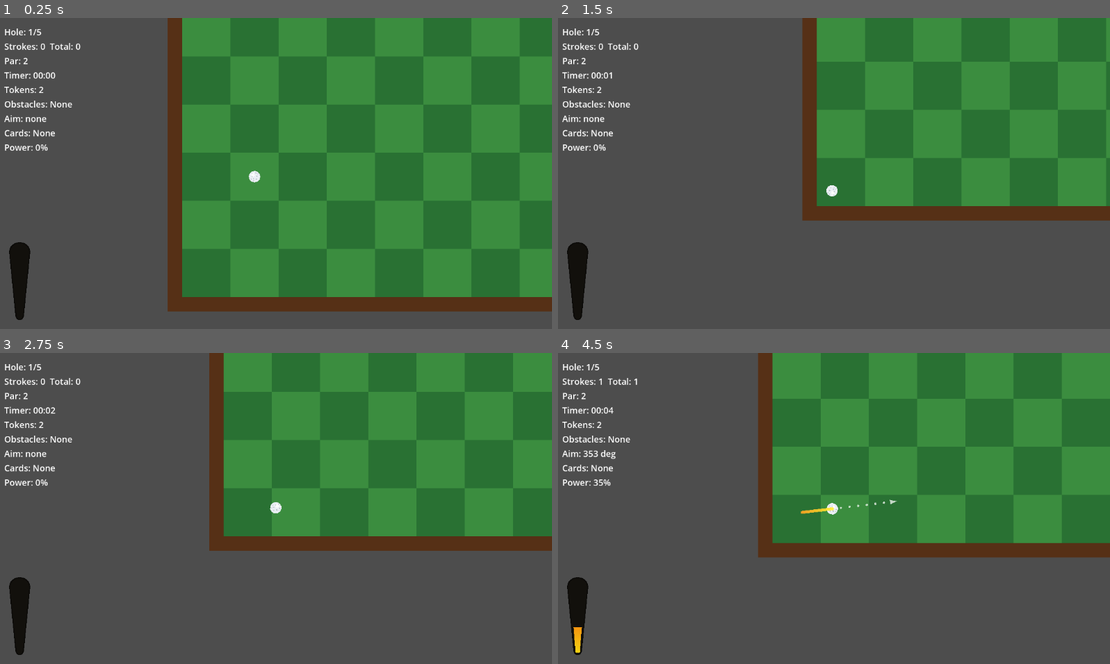
Above: before the commit, frames 1-4 (two rows, left to right).
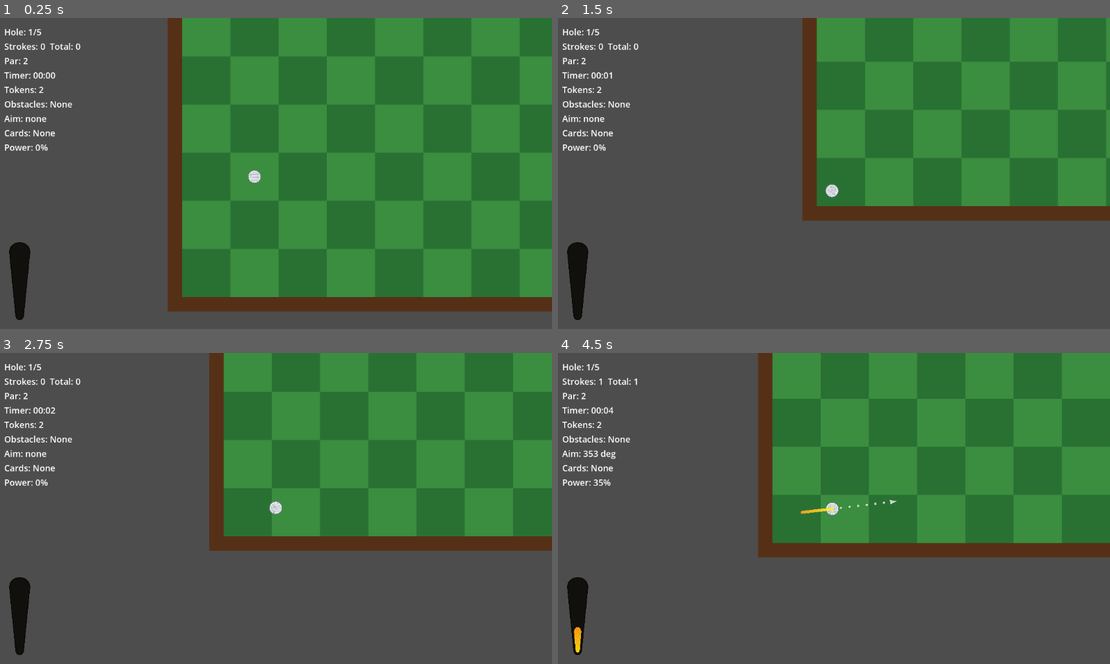
Above: after the commit, the same moments.

Repository: SirInfinite/a-stroke-of-luck
Game: Godot game, scene res://scenes/main.tscn
Same seed, same stepped clock (60 frames per second), same inputs: the game is played once before the commit and once after it.
Inputs (mouse positions are in pixels of both pictures, inside the frame that each line leads up to):
- Up to frame 1 (0.25 s): no input
- Up to frame 2 (1.5 s): tap Enter at 0.5 s; drag from (828, 173) to (889, 105) at 0.52 s; drag from (723, 189) to (806, 235) at 1.27 s
- Up to frame 3 (2.75 s): move the mouse to (331, 440) at 2.02 s; press the mouse at (331, 440) at 2.03 s; hold Right (ui_right) from 2.03 s (still down)
- Up to frame 4 (4.5 s): release Right (ui_right) at 2.75 s; release the mouse at (889, 440) at 2.75 s; drag from (806, 570) to (662, 461) at 2.77 s; move the mouse to (999, 555) at 3.52 s; press the mouse at (999, 555) at 3.53 s; hold Left (ui_left) 3.53-4.25 s; tap Space at 3.77 s; release the mouse at (999, 555) at 4.25 s; drag from (662, 461) to (751, 430) at 4.27 s

The runs differ from the first frame. In frame 1, less than 0.1% of the frame differs, in the area x 44-48%, y 48-54%; in frame 2, less than 0.1%; in frame 3, less than 0.1%; in frame 4, less than 0.1%, in the area x 2-51%, y 47-97%.

Commit message:
Generate ball art procedurally
Replace the static polygon art in the golf ball scene with a procedural BallArt Node2D and runtime generation. The scene file removes many Polygon2D child nodes and adds a BallArt container. golf_ball.gd now builds the ball visuals at _ready(): circles for outline/highlights and a honeycomb dimple grid, with helper functions (_add_ball_circle, _add_honeycomb_dimples, _add_dimple, _rounded_hex_polygon). Also adds constants for visual sizes and an onready reference to BallArt.

Enhances the power meter drawing in main.gd: introduces smoothing (displayed_power and FILL_SPEED), moves updates into _process, and refactors fill geometry to support partial and full fills via _meter_partial_fill_polygon and _meter_vertex_colors. Cap sizes are scaled to available height. Also replaces circular hole-depth rings with configurable ellipses and adds _ellipse_polygon. Misc: set_process(true) for the meter and minor layout/shape calculations adjusted.

Diff:
--- a/scenes/golf_ball.tscn
+++ b/scenes/golf_ball.tscn
@@ -24,64 +24,7 @@
 [node name="CollisionShape2D" type="CollisionShape2D" parent="." unique_id=303948608]
 shape = SubResource("CircleShape2D_h2yge")
 
-[node name="BallSprite" type="Polygon2D" parent="." unique_id=1831362113]
-color = Color(0.92, 0.94, 0.96, 1)
-polygon = PackedVector2Array(12, 0, 10.3923, 6, 6, 10.3923, 0, 12, -6, 10.3923, -10.3923, 6, -12, 0, -10.3923, -6, -6, -10.3923, 0, -12, 6, -10.3923, 10.3923, -6)
-
-[node name="Dimple1" type="Polygon2D" parent="." unique_id=69467834]
-position = Vector2(-5, -1)
-color = Color(0.45, 0.48, 0.52, 0.5)
-polygon = PackedVector2Array(1.4, 0, 0.7, 1.21244, -0.7, 1.21244, -1.4, 0, -0.7, -1.21244, 0.7, -1.21244)
-
-[node name="Dimple2" type="Polygon2D" parent="." unique_id=1049545192]
-position = Vector2(0, -5)
-color = Color(0.45, 0.48, 0.52, 0.45)
-polygon = PackedVector2Array(1.2, 0, 0.6, 1.03923, -0.6, 1.03923, -1.2, 0, -0.6, -1.03923, 0.6, -1.03923)
-
-[node name="Dimple3" type="Polygon2D" parent="." unique_id=982046262]
-position = Vector2(5, -1)
-color = Color(0.45, 0.48, 0.52, 0.5)
-polygon = PackedVector2Array(1.4, 0, 0.7, 1.21244, -0.7, 1.21244, -1.4, 0, -0.7, -1.21244, 0.7, -1.21244)
-
-[node name="Dimple4" type="Polygon2D" parent="." unique_id=898050637]
-position = Vector2(-2, 4)
-color = Color(0.45, 0.48, 0.52, 0.45)
-polygon = PackedVector2Array(1.25, 0, 0.625, 1.08253, -0.625, 1.08253, -1.25, 0, -0.625, -1.08253, 0.625, -1.08253)
-
-[node name="Dimple5" type="Polygon2D" parent="." unique_id=1298714775]
-position = Vector2(4, 5)
-color = Color(0.45, 0.48, 0.52, 0.42)
-polygon = PackedVector2Array(1.1, 0, 0.55, 0.95263, -0.55, 0.95263, -1.1, 0, -0.55, -0.95263, 0.55, -0.95263)
-
-[node name="Dimple6" type="Polygon2D" parent="." unique_id=601946926]
-position = Vector2(-7, 5)
-color = Color(0.45, 0.48, 0.52, 0.35)
-polygon = PackedVector2Array(1, 0, 0.5, 0.86603, -0.5, 0.86603, -1, 0, -0.5, -0.86603, 0.5, -0.86603)
-
-[node name="Dimple7" type="Polygon2D" parent="." unique_id=224826132]
-position = Vector2(7, -6)
-color = Color(0.45, 0.48, 0.52, 0.35)
-polygon = PackedVector2Array(1, 0, 0.5, 0.86603, -0.5, 0.86603, -1, 0, -0.5, -0.86603, 0.5, -0.86603)
-
-[node name="Dimple8" type="Polygon2D" parent="." unique_id=518657625]
-position = Vector2(-2, 8)
-color = Color(0.45, 0.48, 0.52, 0.35)
-polygon = PackedVector2Array(1, 0, 0.5, 0.86603, -0.5, 0.86603, -1, 0, -0.5, -0.86603, 0.5, -0.86603)
-
-[node name="Dimple9" type="Polygon2D" parent="." unique_id=1742436895]
-position = Vector2(-5, -7)
-color = Color(0.45, 0.48, 0.52, 0.5)
-polygon = PackedVector2Array(1.4, 0, 0.7, 1.21244, -0.7, 1.21244, -1.4, 0, -0.7, -1.21244, 0.7, -1.21244)
-
-[node name="Dimple10" type="Polygon2D" parent="." unique_id=1277805456]
-position = Vector2(3, -8)
-color = Color(0.45, 0.48, 0.52, 0.45)
-polygon = PackedVector2Array(1.25, 0, 0.625, 1.08253, -0.625, 1.08253, -1.25, 0, -0.625, -1.08253, 0.625, -1.08253)
-
-[node name="Highlight" type="Polygon2D" parent="." unique_id=1336304408]
-position = Vector2(-3, -4)
-color = Color(1, 1, 1, 0.8)
-polygon = PackedVector2Array(4, 0, 3.4641, 2, 2, 3.4641, 0, 4, -2, 3.4641, -3.4641, 2, -4, 0, -3.4641, -2, -2, -3.4641, 0, -4, 2, -3.4641, 3.4641, -2)
+[node name="BallArt" type="Node2D" parent="." unique_id=1831362113]
 
 [node name="AimLine" type="Line2D" parent="." unique_id=718604594]
 visible = false
--- a/scripts/golf_ball.gd
+++ b/scripts/golf_ball.gd
@@ -21,10 +21,15 @@
 @onready var aim_line: Line2D = $AimLine
 @onready var trajectory_preview: Node2D = $TrajectoryPreview
 @onready var collision_shape: CollisionShape2D = $CollisionShape2D
+@onready var ball_art: Node2D = $BallArt
 
 const POWER_LOW_COLOR := Color(1.0, 0.94, 0.18, 0.9)
 const POWER_HIGH_COLOR := Color(1.0, 0.12, 0.05, 0.95)
 const TRAJECTORY_COLOR := Color(1.0, 1.0, 1.0, 0.72)
+const BALL_VISUAL_RADIUS := 12.4
+const BALL_OUTLINE_RADIUS := 13.5
+const DIMPLE_RADIUS := 0.9
+const DIMPLE_GRID_SPACING := 3.05
 
 var selected := false
 var sunk := false
@@ -40,6 +45,7 @@
 
 
 func _ready() -> void:
+	_create_ball_art()
 	keyboard_power = keyboard_starting_power
 	power_gradient = Gradient.new()
 	power_gradient.set_color(0, POWER_LOW_COLOR)
@@ -48,6 +54,53 @@
 	aim_line.set_as_top_level(true)
 	trajectory_preview.set_as_top_level(true)
 	_create_trajectory_preview()
+
+
+func _create_ball_art() -> void:
+	for child in ball_art.get_children():
+		child.free()
+
+	_add_ball_circle(BALL_OUTLINE_RADIUS, Color(0.48, 0.5, 0.53, 1.0))
+	_add_ball_circle(BALL_VISUAL_RADIUS, Color(0.91, 0.93, 0.95, 1.0))
+	_add_ball_circle(11.2, Color(0.78, 0.8, 0.84, 0.16), Vector2(1.8, 2.1))
+	_add_ball_circle(8.8, Color(1.0, 1.0, 1.0, 0.17), Vector2(-2.6, -2.8))
+	_add_ball_circle(5.3, Color(1.0, 1.0, 1.0, 0.1), Vector2(-4.2, -4.0))
+	_add_honeycomb_dimples()
+
+
+func _add_ball_circle(radius: float, color: Color, offset := Vector2.ZERO) -> void:
+	var circle := Polygon2D.new()
+	circle.position = offset
+	circle.polygon = _circle_polygon(radius, 48)
+	circle.color = color
+	ball_art.add_child(circle)
+
+
+func _add_honeycomb_dimples() -> void:
+	var row_spacing := DIMPLE_GRID_SPACING * sqrt(3.0) * 0.5
+	var row_index := 0
+	var y := -BALL_VISUAL_RADIUS + DIMPLE_GRID_SPACING
+
+	while y <= BALL_VISUAL_RADIUS - DIMPLE_GRID_SPACING:
+		var x_offset := 0.0 if row_index % 2 == 0 else DIMPLE_GRID_SPACING * 0.5
+		var x := -BALL_VISUAL_RADIUS + DIMPLE_GRID_SPACING + x_offset
+
+		while x <= BALL_VISUAL_RADIUS - DIMPLE_GRID_SPACING:
+			var dimple_position := Vector2(x, y)
+			if dimple_position.length() <= BALL_VISUAL_RADIUS - DIMPLE_RADIUS - 0.35:
+				_add_dimple(dimple_position)
+			x += DIMPLE_GRID_SPACING
+
+		y += row_spacing
+		row_index += 1
+
+
+func _add_dimple(dimple_position: Vector2) -> void:
+	var dimple := Polygon2D.new()
+	dimple.position = dimple_position
+	dimple.polygon = _rounded_hex_polygon(DIMPLE_RADIUS)
+	dimple.color = Color(0.5, 0.54, 0.59, 0.92)
+	ball_art.add_child(dimple)
 
 
 func _on_input_event(_viewport: Viewport, event: InputEvent, _shape_idx: int) -> void:
@@ -348,3 +401,24 @@
 		var angle := TAU * float(i) / float(segments)
 		points.append(Vector2(cos(angle), sin(angle)) * radius)
 	return points
+
+
+func _rounded_hex_polygon(radius: float) -> PackedVector2Array:
+	var points := PackedVector2Array()
+	var corner_radius := radius * 0.22
+	var vertices: Array[Vector2] = []
+	for i in range(6):
+		var angle := TAU * float(i) / 6.0 + PI / 6.0
+		vertices.append(Vector2(cos(angle), sin(angle)) * radius)
+
+	for i in range(6):
+		var previous: Vector2 = vertices[(i + 5) % 6]
+		var current: Vector2 = vertices[i]
+		var next: Vector2 = vertices[(i + 1) % 6]
+		var toward_previous := (previous - current).normalized()
+		var toward_next := (next - current).normalized()
+		points.append(current + toward_previous * corner_radius)
+		points.append(current + (toward_previous + toward_next).normalized() * corner_radius * 0.45)
+		points.append(current + toward_next * corner_radius)
+
+	return points
--- a/scripts/main.gd
+++ b/scripts/main.gd
@@ -33,15 +33,21 @@
 	const HIGH_COLOR := Color(1.0, 0.08, 0.02, 0.98)
 	const TRACK_COLOR := Color(0.08, 0.075, 0.055, 0.72)
 	const OUTLINE_COLOR := Color(0.03, 0.025, 0.018, 0.95)
+	const FILL_SPEED := 5.5
 
 	var power := 0.0
+	var displayed_power := 0.0
 
 	func _init() -> void:
 		custom_minimum_size = Vector2(64.0, 170.0)
 		mouse_filter = Control.MOUSE_FILTER_IGNORE
+		set_process(true)
 
 	func set_power(new_power: float) -> void:
 		power = clampf(new_power, 0.0, 1.0)
+
+	func _process(delta: float) -> void:
+		displayed_power = move_toward(displayed_power, power, FILL_SPEED * delta)
 		queue_redraw()
 
 	func _draw() -> void:
@@ -55,29 +61,40 @@
 		_draw_fill(top_y, bottom_y, center_x)
 
 	func _draw_fill(top_y: float, bottom_y: float, center_x: float) -> void:
-		if power <= 0.0:
+		if displayed_power <= 0.0:
 			return
 
-		var fill_top := lerpf(bottom_y - FILL_INSET, top_y + FILL_INSET, power)
-		var fill_bottom := bottom_y - FILL_INSET
-		var fill_height := fill_bottom - fill_top
-		for i in range(FILL_STEPS):
-			var step_bottom := fill_bottom - fill_height * float(i) / float(FILL_STEPS)
-			var step_top := fill_bottom - fill_height * float(i + 1) / float(FILL_STEPS)
-			var color_power := 1.0 - ((step_top - top_y) / (bottom_y - top_y))
-			var color := LOW_COLOR.lerp(HIGH_COLOR, clampf(color_power, 0.0, 1.0))
-			draw_colored_polygon(_meter_band_polygon(step_top, step_bottom, center_x, top_y, bottom_y), color)
+		var inner_top := top_y + FILL_INSET
+		var inner_bottom := bottom_y - FILL_INSET
+		var fill_top := lerpf(inner_bottom, inner_top, displayed_power)
+		if inner_bottom - fill_top < 1.0:
+			return
+
+		if displayed_power >= 0.995:
+			var fill_polygon := _meter_polygon(inner_top, inner_bottom, center_x, FILL_INSET)
+			draw_polygon(fill_polygon, _meter_vertex_colors(fill_polygon, top_y, bottom_y))
+			return
+
+		var fill_polygon := _meter_partial_fill_polygon(fill_top, inner_bottom, center_x, inner_top, inner_bottom)
+		draw_polygon(fill_polygon, _meter_vertex_colors(fill_polygon, top_y, bottom_y))
 
 	func _meter_polygon(top_y: float, bottom_y: float, center_x: float, inset := 0.0, closed := false) -> PackedVector2Array:
 		var points := PackedVector2Array()
-		var top_cap_center_y := top_y + TOP_CAP_HEIGHT
-		var bottom_cap_center_y := bottom_y - BOTTOM_CAP_HEIGHT
+		var height := bottom_y - top_y
+		if height <= 0.0:
+			return points
+
+		var cap_scale := minf(1.0, height / (TOP_CAP_HEIGHT + BOTTOM_CAP_HEIGHT))
+		var top_cap_height := TOP_CAP_HEIGHT * cap_scale
+		var bottom_cap_height := BOTTOM_CAP_HEIGHT * cap_scale
+		var top_cap_center_y := top_y + top_cap_height
+		var bottom_cap_center_y := bottom_y - bottom_cap_height
 		var top_half_width := maxf(2.0, WIDTH_TOP * 0.5 - inset)
 		var bottom_half_width := maxf(2.0, WIDTH_BOTTOM * 0.5 - inset)
 
 		for i in range(13):
 			var angle := lerpf(PI, 0.0, float(i) / 12.0)
-			points.append(Vector2(center_x + cos(angle) * top_half_width, top_cap_center_y - sin(angle) * TOP_CAP_HEIGHT))
+			points.append(Vector2(center_x + cos(angle) * top_half_width, top_cap_center_y - sin(angle) * top_cap_height))
 
 		for i in range(1, 12):
 			var t := float(i) / 12.0
@@ -86,7 +103,7 @@
 
 		for i in range(13):
 			var angle := lerpf(0.0, PI, float(i) / 12.0)
-			points.append(Vector2(center_x + cos(angle) * bottom_half_width, bottom_cap_center_y + sin(angle) * BOTTOM_CAP_HEIGHT))
+			points.append(Vector2(center_x + cos(angle) * bottom_half_width, bottom_cap_center_y + sin(angle) * bottom_cap_height))
 
 		for i in range(11, 0, -1):
 			var t := float(i) / 12.0
@@ -97,20 +114,51 @@
 			points.append(points[0])
 		return points
 
-	func _meter_band_polygon(top_y: float, bottom_y: float, center_x: float, outer_top_y: float, outer_bottom_y: float) -> PackedVector2Array:
-		return PackedVector2Array([
-			Vector2(center_x - _half_width_at_y(bottom_y, outer_top_y, outer_bottom_y, FILL_INSET), bottom_y),
-			Vector2(center_x + _half_width_at_y(bottom_y, outer_top_y, outer_bottom_y, FILL_INSET), bottom_y),
-			Vector2(center_x + _half_width_at_y(top_y, outer_top_y, outer_bottom_y, FILL_INSET), top_y),
-			Vector2(center_x - _half_width_at_y(top_y, outer_top_y, outer_bottom_y, FILL_INSET), top_y)
-		])
-
 	func _half_width_at_y(y: float, top_y: float, bottom_y: float, inset: float) -> float:
 		var t := clampf((y - top_y) / (bottom_y - top_y), 0.0, 1.0)
 		return _half_width_at_t(t, inset)
 
 	func _half_width_at_t(t: float, inset: float) -> float:
 		return maxf(2.0, lerpf(WIDTH_TOP, WIDTH_BOTTOM, t) * 0.5 - inset)
+
+	func _meter_partial_fill_polygon(fill_top: float, fill_bottom: float, center_x: float, inner_top: float, inner_bottom: float) -> PackedVector2Array:
+		var points := PackedVector2Array()
+		var fill_height := fill_bottom - fill_top
+		if fill_height <= 0.0:
+			return points
+
+		var top_cap_height := minf(10.0, fill_height * 0.45)
+		var top_cap_center_y := fill_top + top_cap_height
+		var top_cap_half_width := _half_width_at_y(top_cap_center_y, inner_top, inner_bottom, FILL_INSET)
+		var bottom_cap_height := minf(BOTTOM_CAP_HEIGHT, fill_height * 0.45)
+		var bottom_cap_center_y := fill_bottom - bottom_cap_height
+		var bottom_cap_half_width := _half_width_at_y(bottom_cap_center_y, inner_top, inner_bottom, FILL_INSET)
+
+		for i in range(13):
+			var angle := lerpf(PI, 0.0, float(i) / 12.0)
+			points.append(Vector2(center_x + cos(angle) * top_cap_half_width, top_cap_center_y - sin(angle) * top_cap_height))
+
+		for i in range(1, 13):
+			var t := float(i) / 12.0
+			var y := lerpf(top_cap_center_y, bottom_cap_center_y, t)
+			points.append(Vector2(center_x + _half_width_at_y(y, inner_top, inner_bottom, FILL_INSET), y))
+
+		for i in range(13):
+			var angle := lerpf(0.0, PI, float(i) / 12.0)
+			points.append(Vector2(center_x + cos(angle) * bottom_cap_half_width, bottom_cap_center_y + sin(angle) * bottom_cap_height))
+
+		for i in range(12, 0, -1):
+			var t := float(i) / 12.0
+			var y := lerpf(top_cap_center_y, bottom_cap_center_y, t)
+			points.append(Vector2(center_x - _half_width_at_y(y, inner_top, inner_bottom, FILL_INSET), y))
+		return points
+
+	func _meter_vertex_colors(points: PackedVector2Array, top_y: float, bottom_y: float) -> PackedColorArray:
+		var colors := PackedColorArray()
+		for point in points:
+			var color_power := 1.0 - ((point.y - top_y) / (bottom_y - top_y))
+			colors.append(LOW_COLOR.lerp(HIGH_COLOR, clampf(color_power, 0.0, 1.0)))
+		return colors
 
 const SHOP_CARDS := [
 	{
@@ -494,12 +542,17 @@
 		Color(0.06, 0.12, 0.065, 0.78),
 		Color(0.02, 0.018, 0.015, 1.0)
 	]
-	var ring_radii := [36.0, 31.0, 26.0, 22.0]
-
-	for i in range(ring_radii.size()):
+	var ring_sizes := [
+		Vector2(44.0, 28.0),
+		Vector2(38.0, 24.0),
+		Vector2(32.0, 20.0),
+		Vector2(27.0, 17.0)
+	]
+
+	for i in range(ring_sizes.size()):
 		var ring := Polygon2D.new()
 		ring.position = pos
-		ring.polygon = _circle_polygon(ring_radii[i])
+		ring.polygon = _ellipse_polygon(ring_sizes[i])
 		ring.color = ring_colors[i]
 		level_root.add_child(ring)
 
@@ -993,6 +1046,14 @@
 	return points
 
 
+func _ellipse_polygon(radii: Vector2, segments := 32) -> PackedVector2Array:
+	var points := PackedVector2Array()
+	for i in range(segments):
+		var angle := TAU * float(i) / float(segments)
+		points.append(Vector2(cos(angle) * radii.x, sin(angle) * radii.y))
+	return points
+
+
 func _rectangle_polygon(size: Vector2) -> PackedVector2Array:
 	var half_size := size / 2.0
 	return PackedVector2Array([
